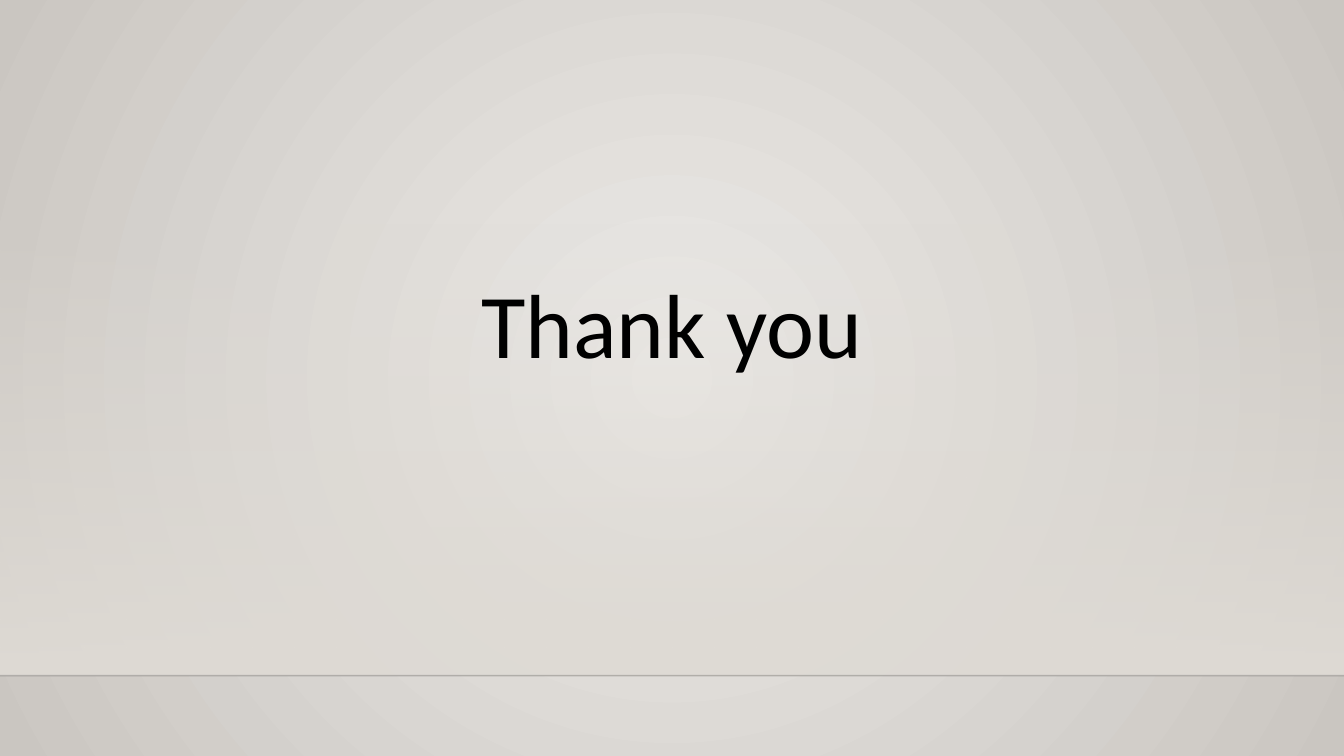
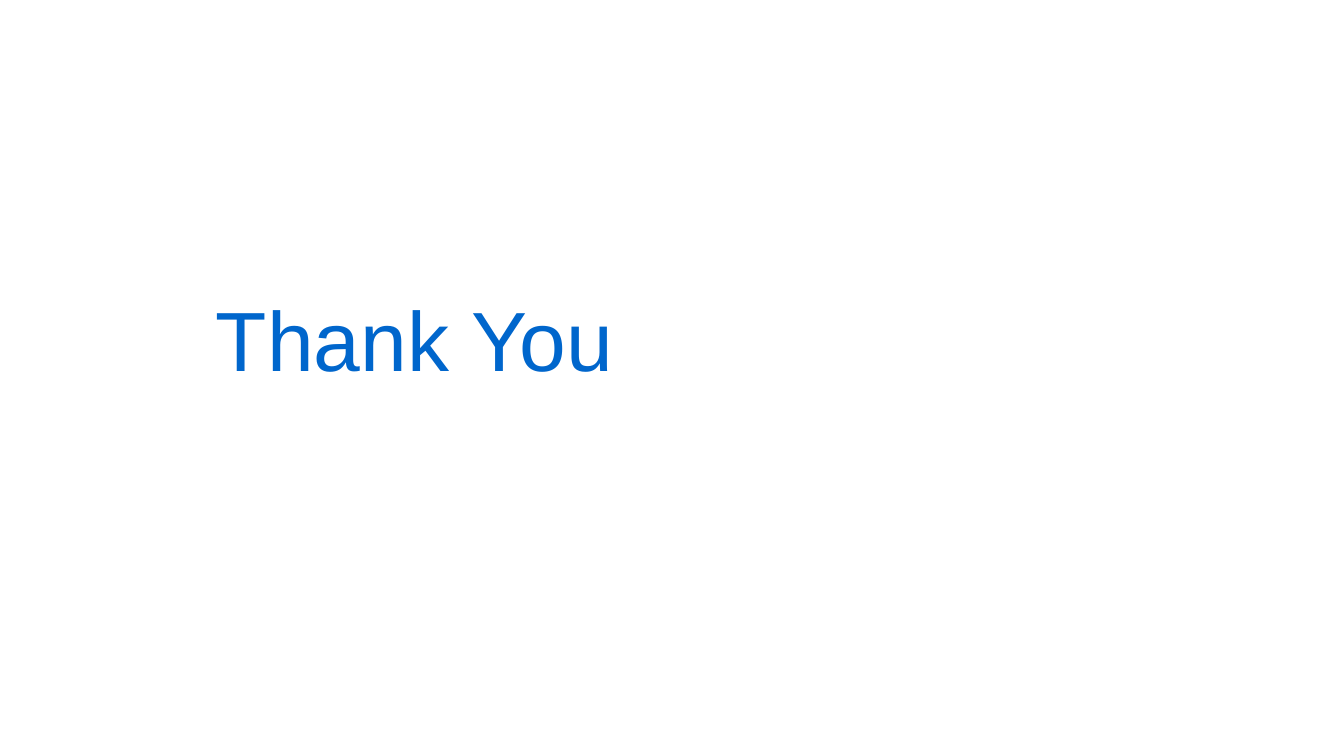
Before and after one commit to Akashdeep-Soni/college-work, a slide deck: slide 17 of College Project/Blog Website with Database/Mini Project Presentation.pptx (slide 7 before the commit). Drawn at 1344x756 pixels with LibreOffice and Linux fonts; fonts in the diff are those of the drawing; background and template pictures are left out. Boxes give left, top, right and bottom in pixels: in the first picture for what was removed or moved away, otherwise in the second. Text is boxed around its words. In the diff, an @@ line names an element or a change of style, - is before the commit and + after.

```diff
--- a/College Project/Blog Website with Database/Mini Project Presentation.pptx
+++ b/College Project/Blog Website with Database/Mini Project Presentation.pptx
@@ background gradient #ECEAE7 to #CAC7C1 to picture (left out) @@
@@ rectangle removed at <box>0,223,1344,676</box> @@
@@ text at <box>216,310,613,372</box>: text changed; size 65 to 60 pt; font Calibri to Arial; text colour #000000 to #0066CC @@
-Thank you
+Thank You
@@ line removed from (0, 676) to (1344, 676) @@
```
Also in this commit, not shown: 4 other slides changed, 12 slides added, 2 slides removed.
